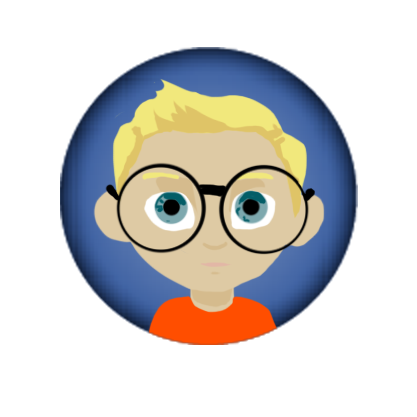
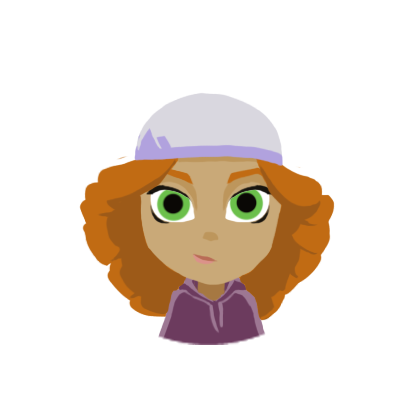
Revision of a layered 417px x 417px image; what changed, layer by layer:
hid group "lilBoy" (6 layers) over [93, 78, 358, 345]
showed group "olGirl" (6 layers) over [79, 92, 335, 345]
added layer "Layer 6 copy" in group "olGirl" over [79, 92, 335, 345]
hid "portrait_background_HUDPlayerIcon" over [60, 47, 358, 345]
hid "Background" over [60, 47, 358, 345]
